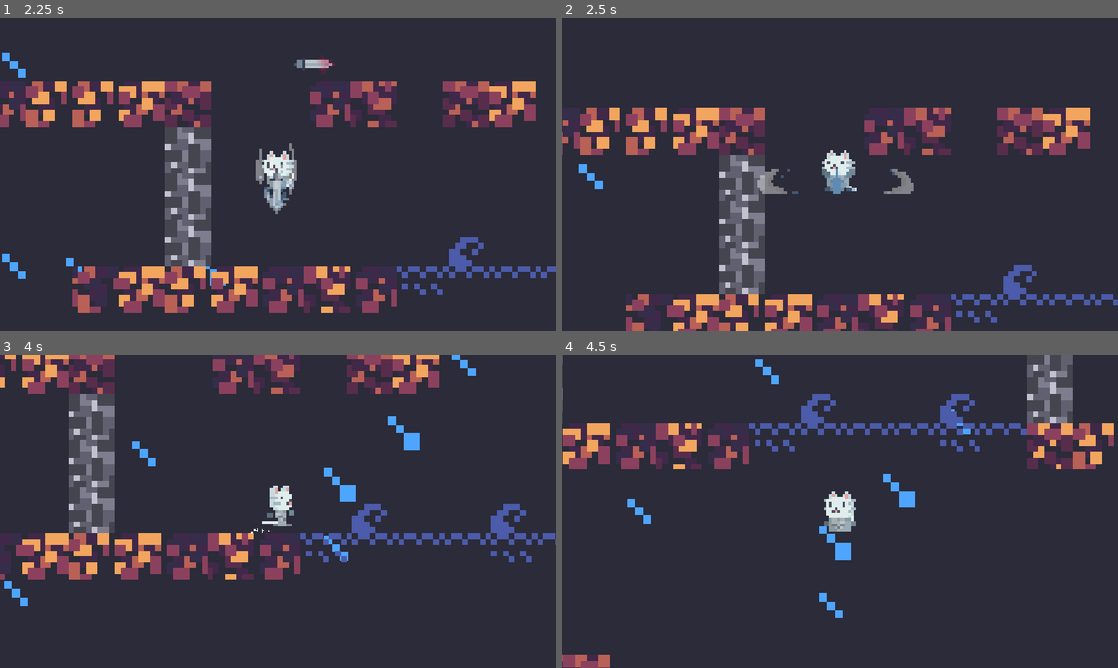
Above: before the commit, frames 1-4 (two rows, left to right).
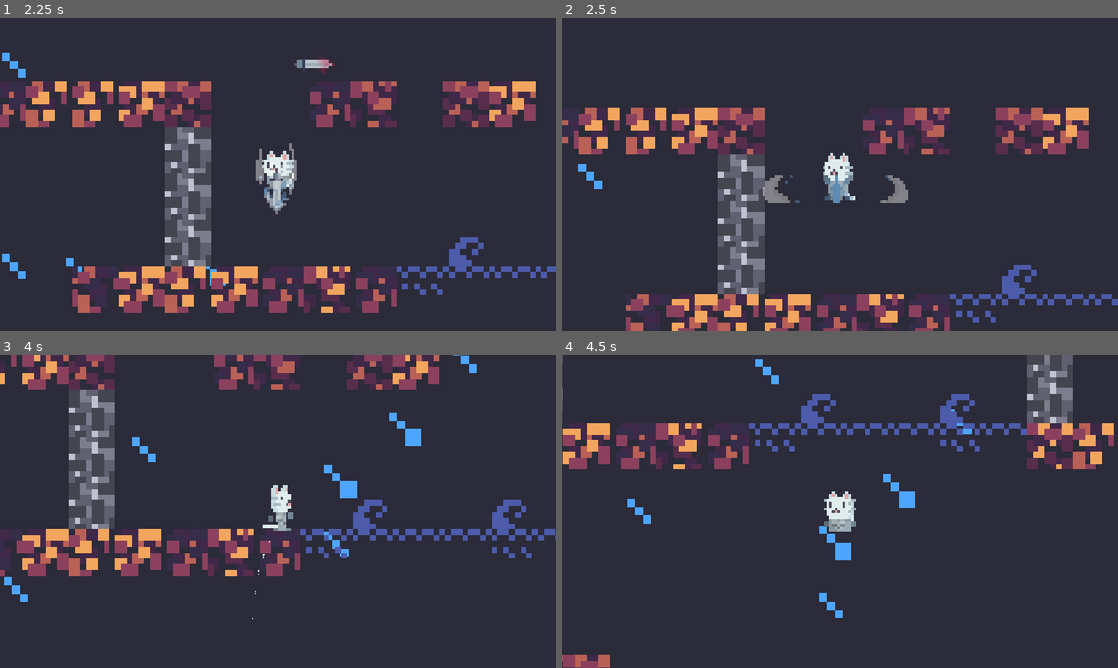
Above: after the commit, the same moments.

Repository: omnimistic/milk-overdose
Game: Godot game, scene res://scenes/main.tscn
Same seed, same stepped clock (60 frames per second), same inputs: the game is played once before the commit and once after it.
Inputs (mouse positions are in pixels of both pictures, inside the frame that each line leads up to):
- Up to frame 1 (2.25 s): tap Enter (ui_accept) at 0.5, 0.77, 1.52 s; move the mouse to (400, 158) at 0.52 s; hold Right (ui_right) 0.53-2.03 s; tap X (attack) at 0.6, 1.55, 2.1 s; click (400, 158) at 0.67 s; tap F (tele_attack) at 0.8, 1.35 s; move the mouse to (166, 190) at 1.27 s; move the mouse to (333, 105) at 2.02 s; hold Left (ui_left) from 2.03 s (still down)
- Up to frame 2 (2.5 s): keep holding Left (ui_left); tap F (tele_attack) at 2.3 s
- Up to frame 3 (4 s): move the mouse to (250, 574) at 2.77 s; release Left (ui_left) at 2.78 s; hold Right (ui_right) from 2.78 s (still down); tap F (tele_attack) at 2.85, 3.8 s; click (250, 574) at 2.92 s; tap Enter (ui_accept) at 3.02, 3.77 s; tap X (attack) at 3.05 s; move the mouse to (444, 558) at 3.52 s; tap Alt at 3.6 s
- Up to frame 4 (4.5 s): move the mouse to (673, 464) at 4.27 s; release Right (ui_right) at 4.28 s; hold Left (ui_left) from 4.28 s (still down); tap Shift at 4.35 s

Frame 1 is identical in both runs. In frame 2, 2.9% of the frame differs, in the area x 0-100%, y 28-100%; in frame 3, 8.4%, in the area x 0-100%, y 0-85%; in frame 4, less than 0.1%.

Commit message:
game juice
hooks law my fav fr

Diff:
--- a/scripts/player.gd
+++ b/scripts/player.gd
@@ -29,6 +29,11 @@
 
 var sword_rest_pos:Vector2
 var sword_rest_scale:Vector2
+
+var juice_scale_vel:Vector2 = Vector2.ZERO
+var spring_k:float = 200.0
+var damp_c:float = 15.0
+var flash_timer:float = 0.0
 
 func _ready() -> void:
 	if tele_sword:
@@ -43,6 +48,17 @@
 		$Camera2D.offset = Vector2(randf_range(-cam_shake_strength, cam_shake_strength), randf_range(-cam_shake_strength, cam_shake_strength))
 	else:
 		$Camera2D.offset = Vector2.ZERO
+
+	var displacement = $Sprite2D.scale - Vector2(1.0, 1.0)
+	juice_scale_vel -= (displacement * spring_k) * delta
+	juice_scale_vel -= (juice_scale_vel * damp_c) * delta
+	$Sprite2D.scale += juice_scale_vel * delta
+
+	if flash_timer > 0:
+		flash_timer -= delta
+		$Sprite2D.modulate = Color(5.0, 5.0, 5.0, 1.0)
+	else:
+		$Sprite2D.modulate = Color(1.0, 1.0, 1.0, 1.0)
 
 func apply_camera_shake(strength:float) -> void:
 	cam_shake_strength = strength
@@ -120,6 +136,10 @@
 				tele_sword.position.x = abs(tele_sword.position.x)
 
 			velocity = Vector2.ZERO
+
+			apply_camera_shake(20.0)
+			$Sprite2D.scale = Vector2(0.2, 2.5)
+			flash_timer = 0.15
 		else:
 			if not is_attacking and not is_tele_attacking:
 				is_tele_attacking = true
